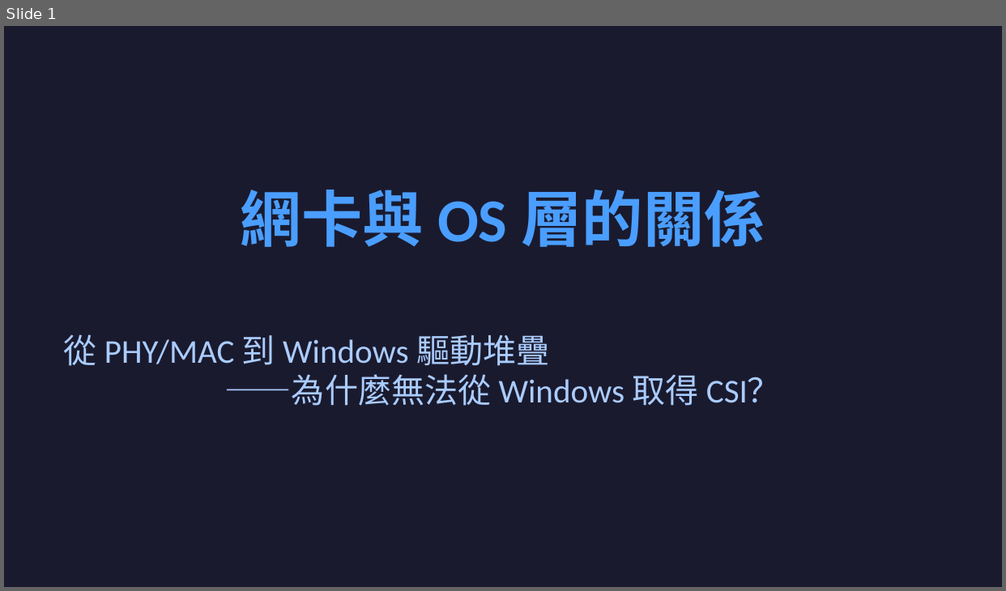
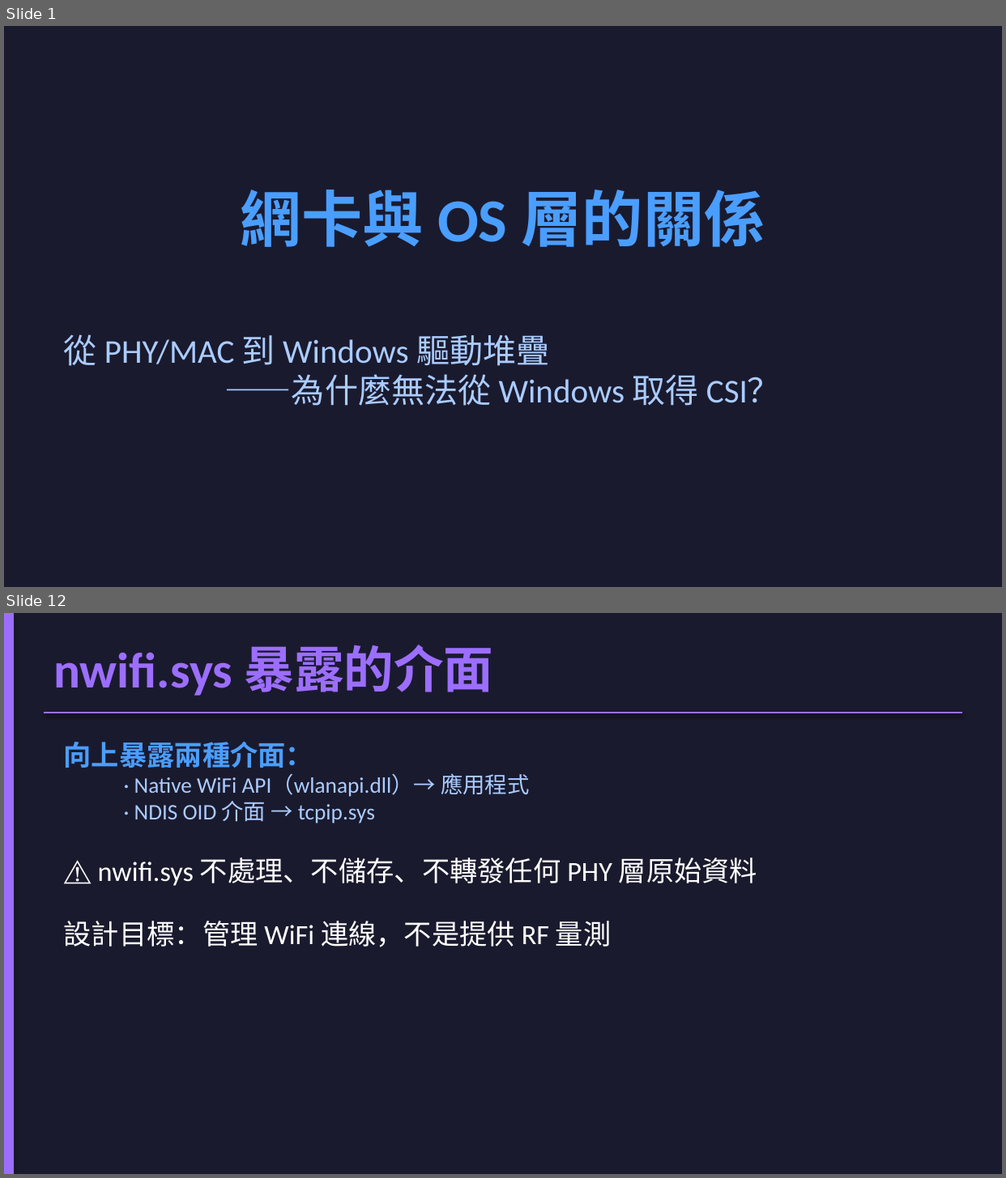
Before and after one commit to jacky92219-cell/network-ppt-project, a slide deck: output/network-card-csi.pptx. Shown one above the other, each under a label of ours: slide 1 before the commit, slides 1 and 12 after it; the slides between them are not shown. The pictures are 1006x591 and 1006x1178 pixels, drawn with LibreOffice and Linux fonts; fonts in the diff are those of the drawing. Boxes give left, top, right and bottom in pixels: in the first picture for what was removed or moved away, otherwise in the second. Text is boxed around its words. In the diff, an @@ line names an element or a change of style, - is before the commit and + after.

```diff
--- a/output/network-card-csi.pptx
+++ b/output/network-card-csi.pptx
@@ slide 12 added at <box>4,613,1002,1174</box>, background #1A1A2E @@
@@ rectangle added at <box>4,613,14,1174</box>, fill #9C6EFF @@
@@ text added at <box>53,645,493,696</box>, 36 pt, text #9C6EFF, bold @@
+nwifi.sys 暴露的介面
@@ line added from (44, 713) to (962, 713), #9C6EFF 1.5 pt @@
@@ text added at <box>64,742,757,948</box>, 20 pt, text #FFFFFF @@
+向上暴露兩種介面：
+  · Native WiFi API（wlanapi.dll）→ 應用程式
+  · NDIS OID 介面 → tcpip.sys
+⚠ nwifi.sys 不處理、不儲存、不轉發任何 PHY 層原始資料
+設計目標：管理 WiFi 連線，不是提供 RF 量測
```
Also in this commit, not shown: 24 slides changed, 3 other slides added, 5 other files.
